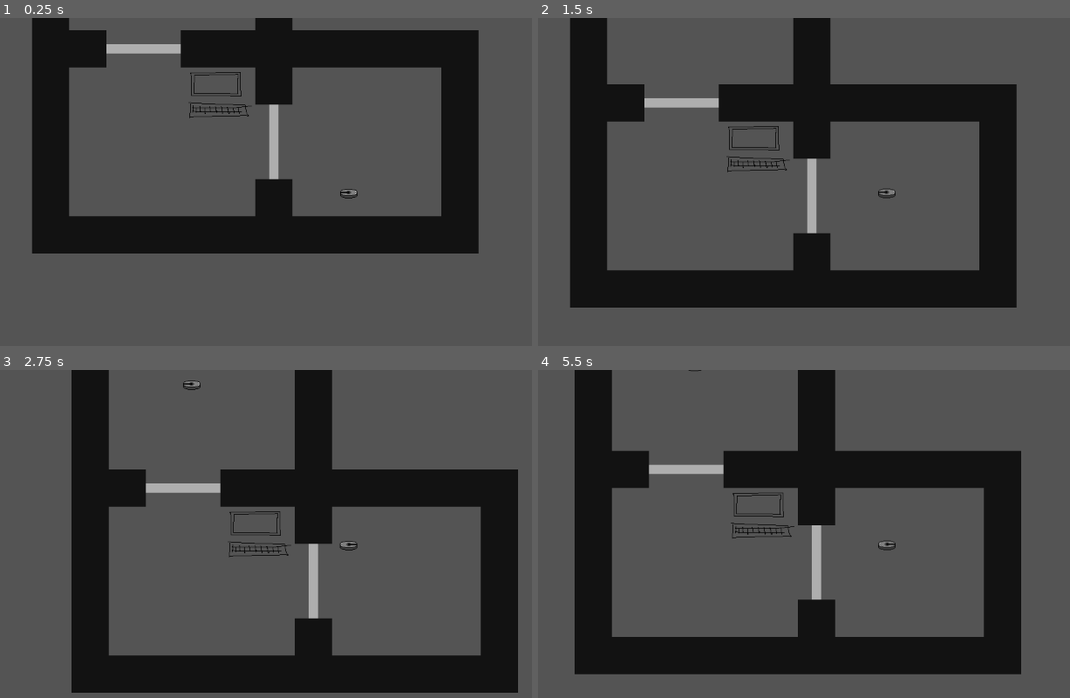
Above: before the commit, frames 1-4 (two rows, left to right).
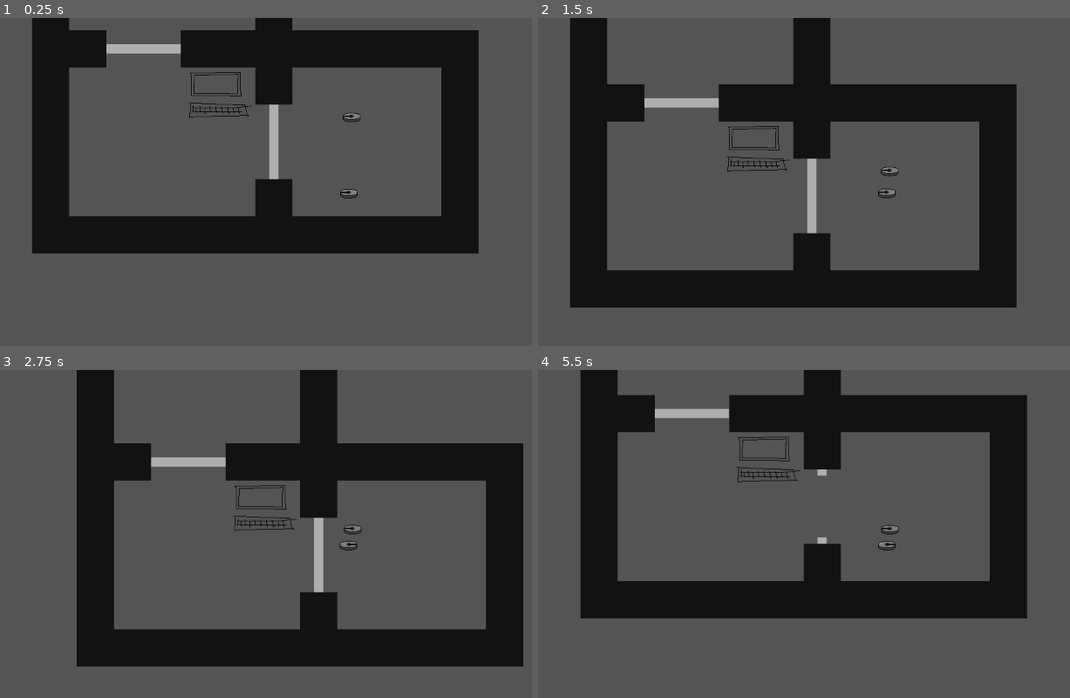
Above: after the commit, the same moments.

Repository: Black-Sheep-Studios/wire-hacking-robots
Game: Godot game, scene res://game.tscn
Same seed, same stepped clock (60 frames per second), same inputs: the game is played once before the commit and once after it.
Inputs (mouse positions are in pixels of both pictures, inside the frame that each line leads up to):
- Up to frame 1 (0.25 s): no input
- Up to frame 2 (1.5 s): tap Enter at 0.5 s; move the mouse to (851, 260) at 0.52 s; hold W (move_up) from 0.53 s (still down); tap Space (primary_action) at 0.6 s; move the mouse to (outside the picture) at 1.27 s; tap E (secondary_action) at 1.35 s
- Up to frame 3 (2.75 s): move the mouse to (138, 491) at 2.02 s; release W (move_up) at 2.03 s; hold A (move_left) from 2.03 s (still down); tap Q (tertiary_action) at 2.1 s
- Up to frame 4 (5.5 s): move the mouse to (921, 543) at 2.77 s; tap one key every 0.75 s from 2.85 s: Space (primary_action) E (secondary_action) Q (tertiary_action) Space (primary_action); move the mouse to (782, 458) at 3.52 s; release A (move_left) at 3.53 s; hold S (move_down) 3.53-4.28 s; move the mouse to (1038, 527) at 4.27 s; hold D (move_right) 4.28-5.03 s; move the mouse to (745, 563) at 5.02 s; hold W (move_up) from 5.03 s (still down)

The runs differ from the first frame. In frame 1, less than 0.1% of the frame differs, in the area x 64-68%, y 28-32%; in frame 2, less than 0.1%; in frame 3, 26%; in frame 4, 36%, in the area x 6-92%, y 0-93%.

Commit message:
implement controlling other robots

Diff:
--- a/game/entities/hack.gd
+++ b/game/entities/hack.gd
@@ -8,28 +8,30 @@
 @export var success_triggers: Array[Trigger]
 
 
-func hack(interactor: RobotCharacter) -> Result:
+func hack(player_controller: PlayerRobotController) -> Result:
 	var result = Result.new()
 
-	if not interactor.can_do(RobotCharacter.Abilities.HACK):
+	if not player_controller.current_robot.can_do(RobotCharacter.Abilities.HACK):
 		return result
 
 	var hack_scene_instance: HackScene = hack_scene.instantiate()
-	hack_scene_instance.hack_succeeded.connect(_on_success)
+	hack_scene_instance.hack_succeeded.connect(func() -> void:
+		_on_success(player_controller)
+	)
 	hack_scene_instance.hack_failed.connect(_on_failure)
 
 	result.hack_scene = hack_scene_instance
 	return result
 
 
-func _on_success() -> void:
+func _on_success(player_controller: PlayerRobotController) -> void:
 	for trigger in success_triggers:
-		trigger.activate()
+		trigger.activate(player_controller)
 
 
-func _on_failure() -> void:
+func _on_failure(player_controller: PlayerRobotController) -> void:
 	for trigger in fail_triggers:
-		trigger.activate()
+		trigger.activate(player_controller)
 
 
 class Result:
--- a/game/entities/interactions/interaction.gd
+++ b/game/entities/interactions/interaction.gd
@@ -8,13 +8,9 @@
 
 
 func conditions_satisified() -> bool:
-	var conditions: Array[Condition]
 	for child in get_children():
 		if child is Condition:
-			conditions.append(child)
-
-	for condition in conditions:
-		if not condition.check():
-			return false
+			if not child.is_satisfied:
+				return false
 
 	return true
--- a/game/entities/interactions/open_interaction.gd
+++ b/game/entities/interactions/open_interaction.gd
@@ -6,7 +6,7 @@
 
 
 func interact(interactor: RobotCharacter) -> void:
+	if not interactor.can_do(RobotCharacter.Abilities.DOORS): return
 	if not conditions_satisified(): return
-	if not interactor.can_do(RobotCharacter.Abilities.DOORS): return
 
 	target.activate()
--- a/game/entities/trigger.gd
+++ b/game/entities/trigger.gd
@@ -4,5 +4,5 @@
 
 signal activated
 
-func activate() -> void:
+func activate(_interactor: Node = null) -> void:
 	activated.emit()
--- a/game/player/player_robot_controller.gd
+++ b/game/player/player_robot_controller.gd
@@ -57,7 +57,7 @@
 
 
 func _process_hack(hack_target: Hack) -> void:
-	var result: Hack.Result = hack_target.hack(current_robot)
+	var result: Hack.Result = hack_target.hack(self)
 	if result.hack_scene:
 		_scene_manager.set_active_scene(result.hack_scene, true)
 
--- a/game/robot/override_trigger.gd
+++ b/game/robot/override_trigger.gd
@@ -1,3 +1,12 @@
 class_name OverrideTrigger
 
 extends Trigger
+
+@onready var robot: RobotCharacter = get_parent()
+
+
+func activate(interactor: Node = null) -> void:
+	if (not interactor) or (interactor is not PlayerRobotController): return
+	var player_controller = interactor as PlayerRobotController
+
+	player_controller.control_robot(robot)
--- a/scenes/test/test_overworld.tscn
+++ b/scenes/test/test_overworld.tscn
@@ -13,6 +13,7 @@
 [ext_resource type="Texture2D" uid="uid://84370kw6vytb" path="res://assets/graphics/computer.png" id="10_vai7r"]
 [ext_resource type="Script" path="res://game/entities/hack.gd" id="11_0mbbn"]
 [ext_resource type="Texture2D" uid="uid://dcjtykuw3jtsv" path="res://assets/graphics/tiles_v1.png" id="13_hvl28"]
+[ext_resource type="Script" path="res://game/robot/override_trigger.gd" id="14_gn8n4"]
 
 [sub_resource type="TileSetAtlasSource" id="TileSetAtlasSource_ax7ll"]
 texture = ExtResource("13_hvl28")
@@ -153,9 +154,14 @@
 shape = SubResource("RectangleShape2D_im05h")
 
 [node name="Robot" parent="." instance=ExtResource("2_c2yuc")]
-position = Vector2(271, -83)
+position = Vector2(614, 212)
 _stats = SubResource("Resource_lx4jl")
+_abilities = Array[int]([1, 0])
 
-[node name="Hack" type="Node" parent="Robot"]
+[node name="Hack" type="Node" parent="Robot" node_paths=PackedStringArray("success_triggers")]
 script = ExtResource("11_0mbbn")
 hack_scene = ExtResource("9_3afsu")
+success_triggers = [NodePath("../OverrideTrigger")]
+
+[node name="OverrideTrigger" type="Node" parent="Robot"]
+script = ExtResource("14_gn8n4")
Not shown: 1 places in scenes/test/test_overworld.tscn that only renumber resources
